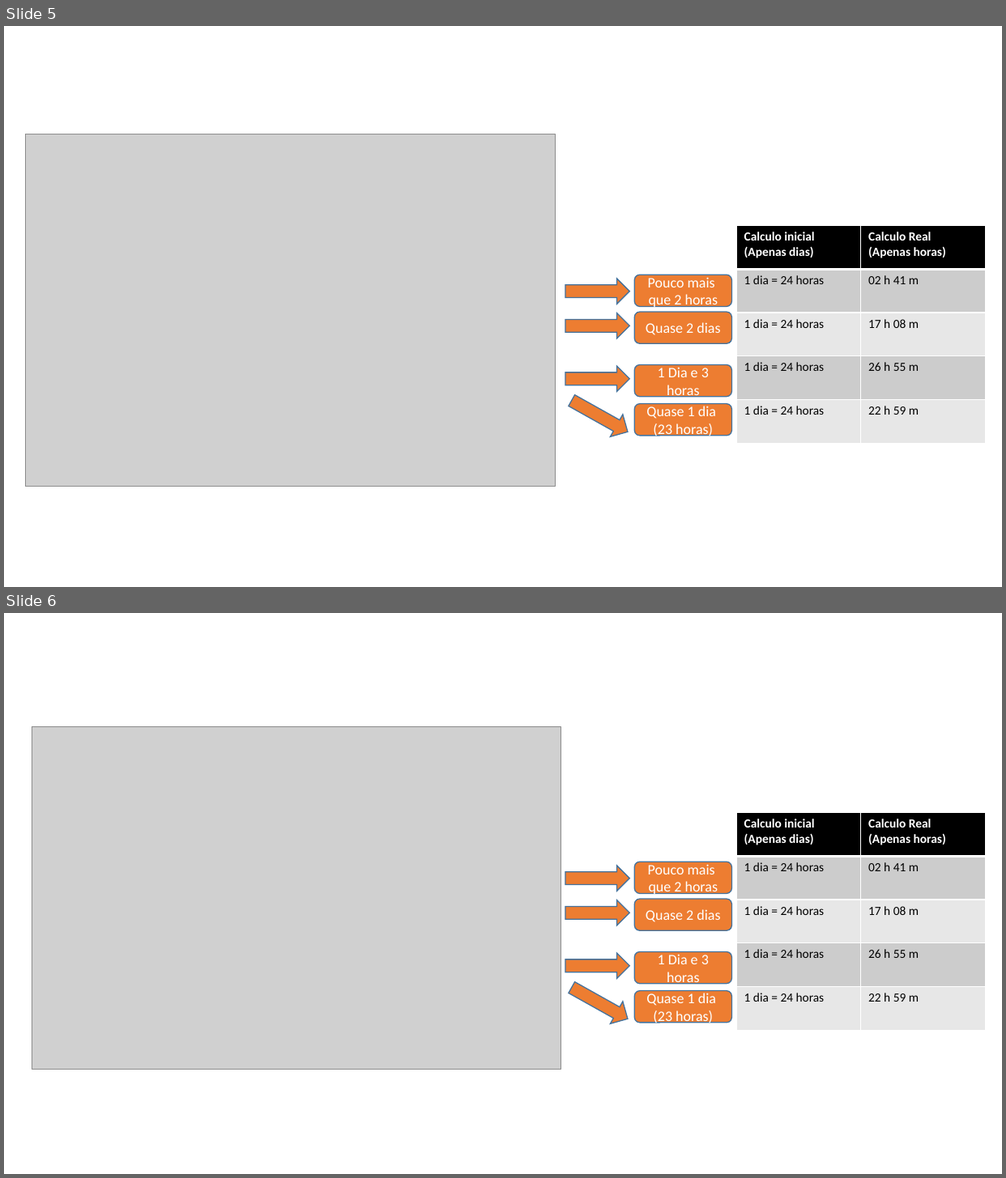
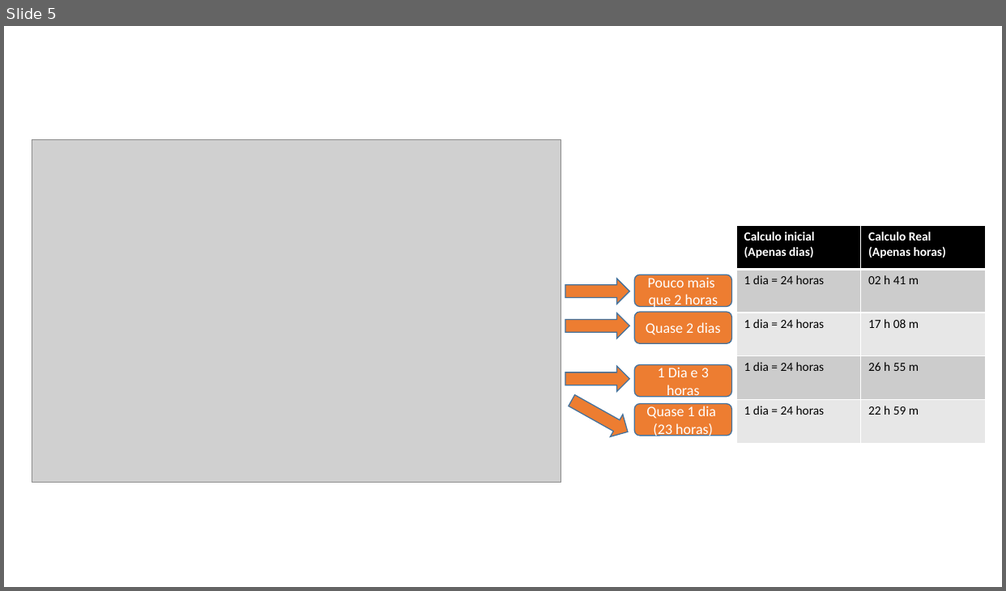
Before and after one commit to ruhansanabria/Puc_Lean2016, a slide deck: Apresentações - ATAS de Reunião/Apresentacao Horas x Setores.pptx. Shown one above the other, each under a label of ours: slides 5 and 6 before the commit, slide 5 after it. The pictures are 1006x1178 and 1006x591 pixels, drawn with LibreOffice and Linux fonts; fonts in the diff are those of the drawing; grey boxes stand for pictures. Boxes give left, top, right and bottom in pixels: in the first picture for what was removed or moved away, otherwise in the second. Text is boxed around its words. In the diff, an @@ line names an element or a change of style, - is before the commit and + after.

```diff
--- a/Apresentações - ATAS de Reunião/Apresentacao Horas x Setores.pptx
+++ b/Apresentações - ATAS de Reunião/Apresentacao Horas x Setores.pptx
@@ slide 5 removed at (x1=4, y1=26, x2=1002, y2=587), background #FFFFFF @@
@@ picture removed at (x1=25, y1=134, x2=555, y2=486) @@
@@ table removed at (x1=737, y1=226, x2=986, y2=444), 5 rows, 2 columns @@
-Calculo inicial / (Apenas dias) | Calculo Real / (Apenas horas)
-1 dia = 24 horas | 02 h 41 m
-1 dia = 24 horas | 17 h 08 m
-1 dia = 24 horas | 26 h 55 m
-1 dia = 24 horas | 22 h 59 m
@@ right arrow removed at (x1=565, y1=279, x2=630, y2=305) @@
@@ rounded rectangle removed at (x1=634, y1=275, x2=731, y2=307) @@
-Pouco mais
-que 2 horas
@@ right arrow removed at (x1=565, y1=314, x2=630, y2=339) @@
@@ rounded rectangle removed at (x1=634, y1=312, x2=731, y2=344) @@
-Quase 2 dias
@@ rounded rectangle removed at (x1=634, y1=365, x2=731, y2=396) @@
-1 Dia e 3 horas
@@ right arrow removed at (x1=565, y1=367, x2=630, y2=392) @@
@@ right arrow removed at (x1=565, y1=389, x2=634, y2=443) @@
@@ rounded rectangle removed at (x1=634, y1=404, x2=731, y2=436) @@
-Quase 1 dia
-(23 horas)
@@ what was slide 6 is now slide 5 @@
```
Also in this commit, not shown: 2 other files.
